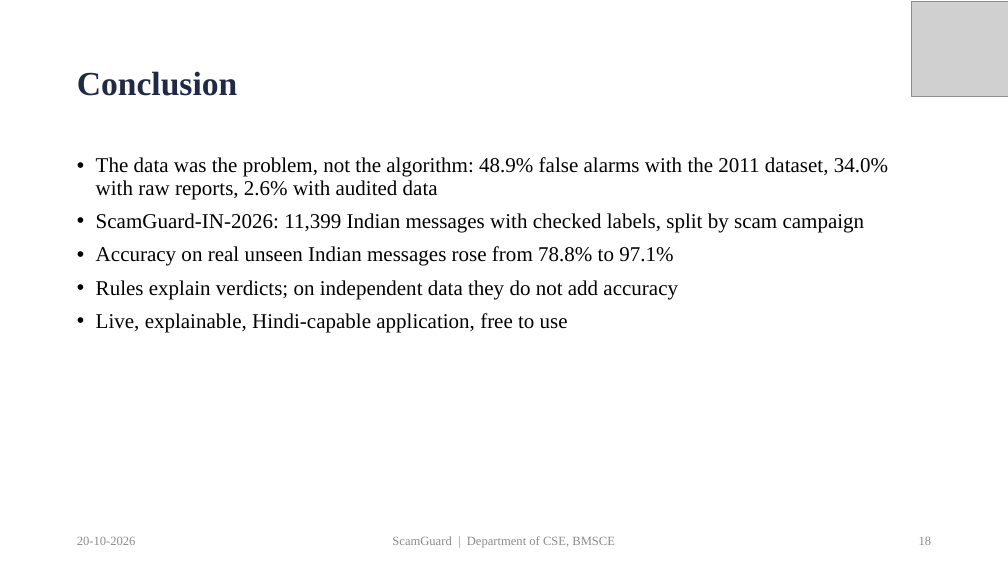
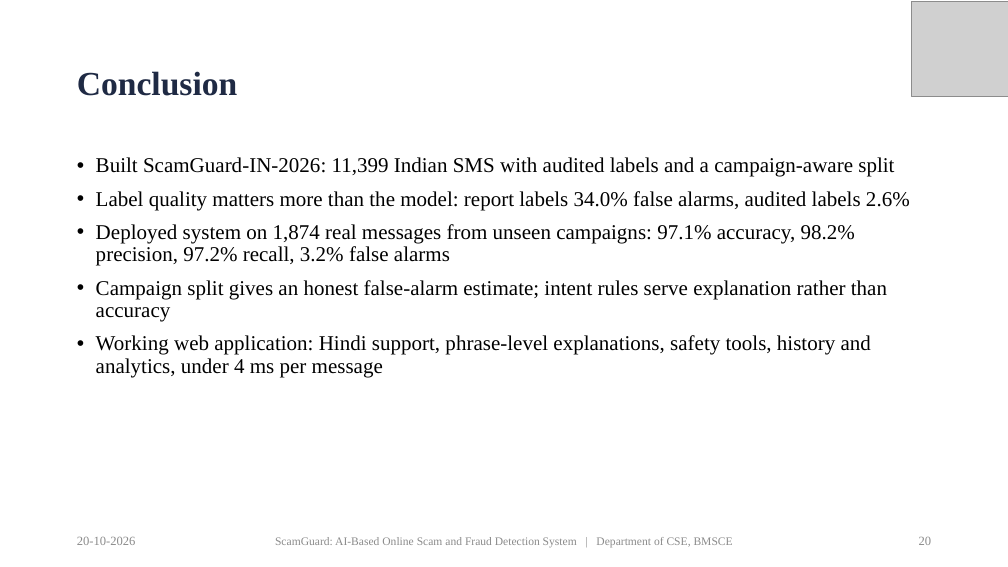
Before and after one commit to priyamthakur275/ScamGuard-AI, a slide deck: slide 20 of docs/presentation/ScamGuard_PP2_Presentation.pptx (slide 18 before the commit). Drawn at 1008x567 pixels with LibreOffice and Linux fonts; fonts in the diff are those of the drawing; grey boxes stand for pictures. Boxes give left, top, right and bottom in pixels: in the first picture for what was removed or moved away, otherwise in the second. Text is boxed around its words. In the diff, an @@ line names an element or a change of style, - is before the commit and + after.

Commit message:
Docs: describe only the current dataset and model; follow the PP2 outline; add guide and author e-mails

```diff
--- a/docs/presentation/ScamGuard_PP2_Presentation.pptx
+++ b/docs/presentation/ScamGuard_PP2_Presentation.pptx
@@ text at <box>96,157,910,378</box>: text changed @@
-• The data was the problem, not the algorithm: 48.9% false alarms with the 2011 dataset, 34.0% with raw reports, 2.6% with audited data
-• ScamGuard-IN-2026: 11,399 Indian messages with checked labels, split by scam campaign
-• Accuracy on real unseen Indian messages rose from 78.8% to 97.1%
-• Rules explain verdicts; on independent data they do not add accuracy
-• Live, explainable, Hindi-capable application, free to use
+• Built ScamGuard-IN-2026: 11,399 Indian SMS with audited labels and a campaign-aware split
+• Label quality matters more than the model: report labels 34.0% false alarms, audited labels 2.6%
+• Deployed system on 1,874 real messages from unseen campaigns: 97.1% accuracy, 98.2% precision, 97.2% recall, 3.2% false alarms
+• Campaign split gives an honest false-alarm estimate; intent rules serve explanation rather than accuracy
+• Working web application: Hindi support, phrase-level explanations, safety tools, history and analytics, under 4 ms per message
@@ text at <box>275,537,733,548</box>: text changed; size 12 to 11 pt @@
-ScamGuard | Department of CSE, BMSCE
+ScamGuard: AI-Based Online Scam and Fraud Detection System | Department of CSE, BMSCE
@@ page number at <box>919,537,932,545</box>: text changed @@
-18
+20
```
Also in this commit, not shown: 17 other slides changed, 7 slides added, 4 slides removed, 10 other files.
